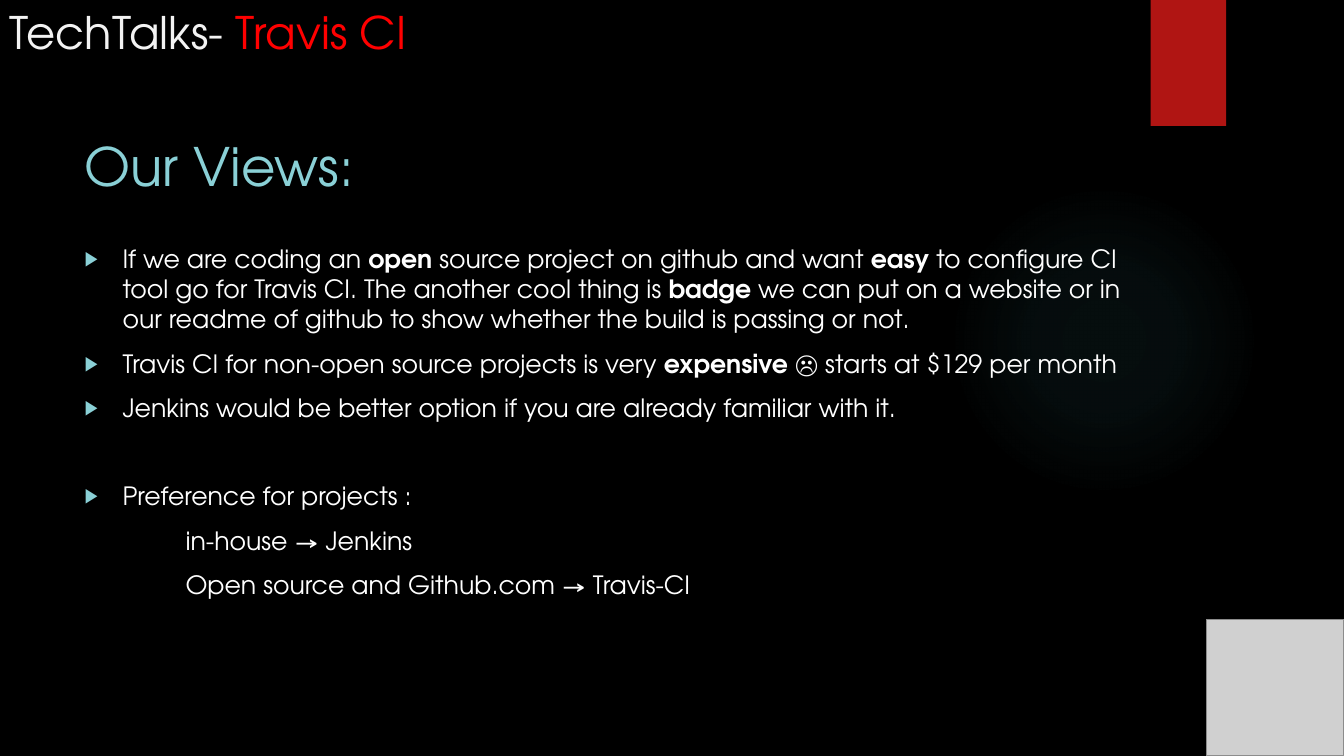
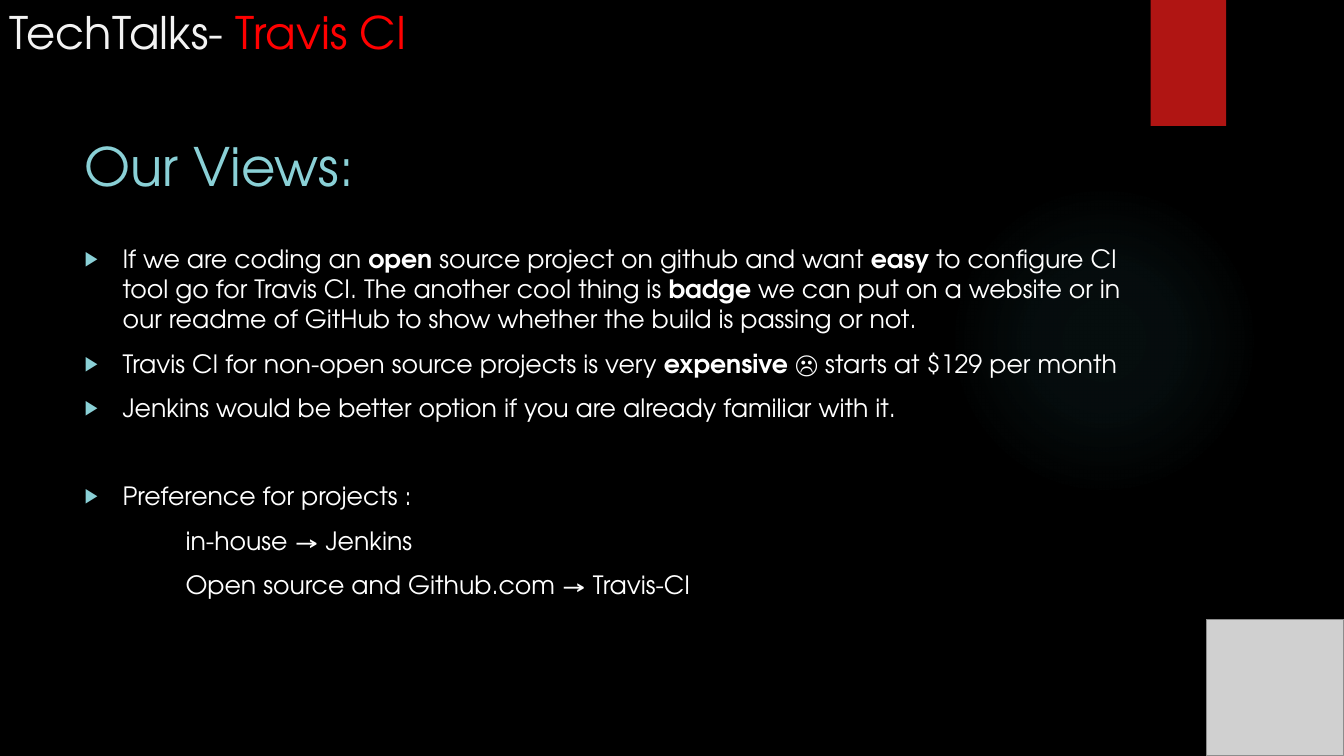
Before and after one commit to dbzvishal/TravisCI-TechTalk, a slide deck: slide 11 of TravisCI_ppt.pptx. Drawn at 1344x756 pixels with LibreOffice and Linux fonts; fonts in the diff are those of the drawing; grey boxes stand for pictures; background and template pictures are left out. Boxes give left, top, right and bottom in pixels: in the first picture for what was removed or moved away, otherwise in the second. Text is boxed around its words. In the diff, an @@ line names an element or a change of style, - is before the commit and + after.

```diff
--- a/TravisCI_ppt.pptx
+++ b/TravisCI_ppt.pptx
@@ text at [123, 249, 1120, 334]: text changed @@
-▶ If we are coding an open source project on github and want easy to configure CI tool go for Travis CI. The another cool thing is badge we can put on a website or in our readme of github to show whether the build is passing or not.
+▶ If we are coding an open source project on github and want easy to configure CI tool go for Travis CI. The another cool thing is badge we can put on a website or in our readme of GitHub to show whether the build is passing or not.
```
Also in this commit, not shown: 4 other slides changed.
